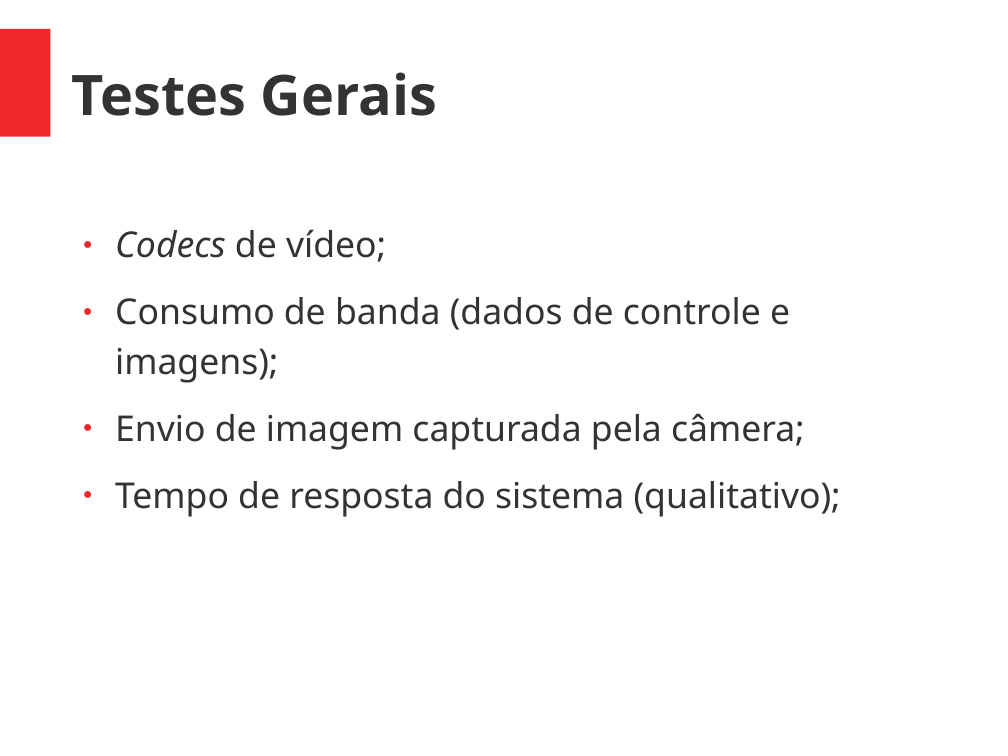
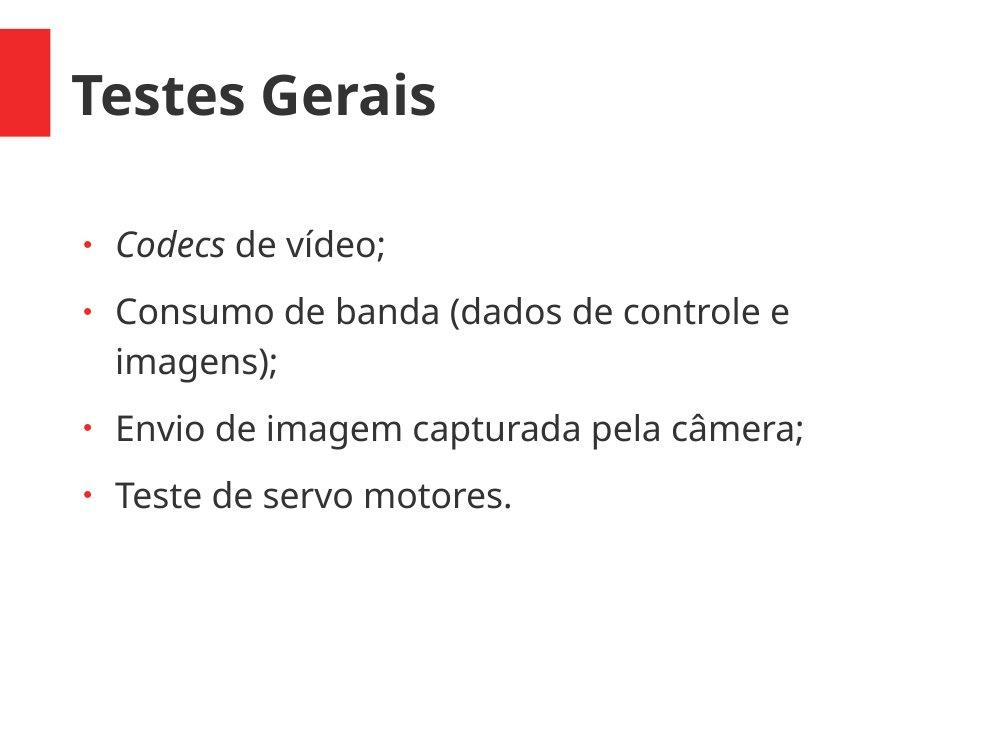
Before and after one commit to raffsalvetti/ENGG60, a slide deck: slide 19 of apresentacao/tcc.odp. Drawn at 1008x756 pixels with LibreOffice and Linux fonts; fonts in the diff are those of the drawing. Boxes give left, top, right and bottom in pixels: in the first picture for what was removed or moved away, otherwise in the second. Text is boxed around its words. In the diff, an @@ line names an element or a change of style, - is before the commit and + after.

Commit message:
adicionado conclusao e testes na apresentacao; adicionado videos

```diff
--- a/apresentacao/tcc.odp
+++ b/apresentacao/tcc.odp
@@ text at (115,481,513,509): text changed @@
-● Tempo de resposta do sistema (qualitativo);
+● Teste de servo motores.
```
Also in this commit, not shown: 1 other slide changed, 3 slides added, 2 slides removed, 3 other files.
